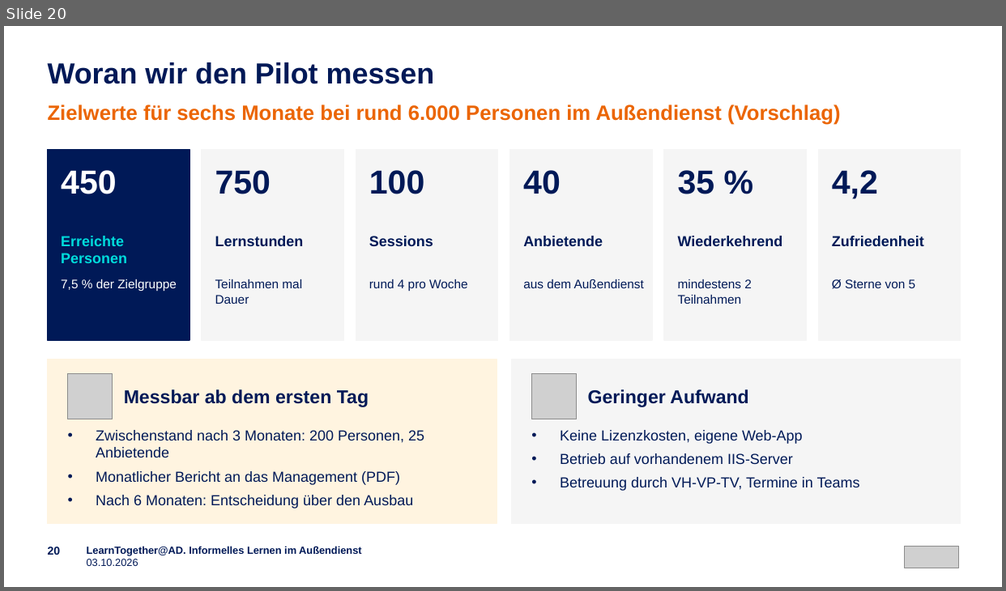
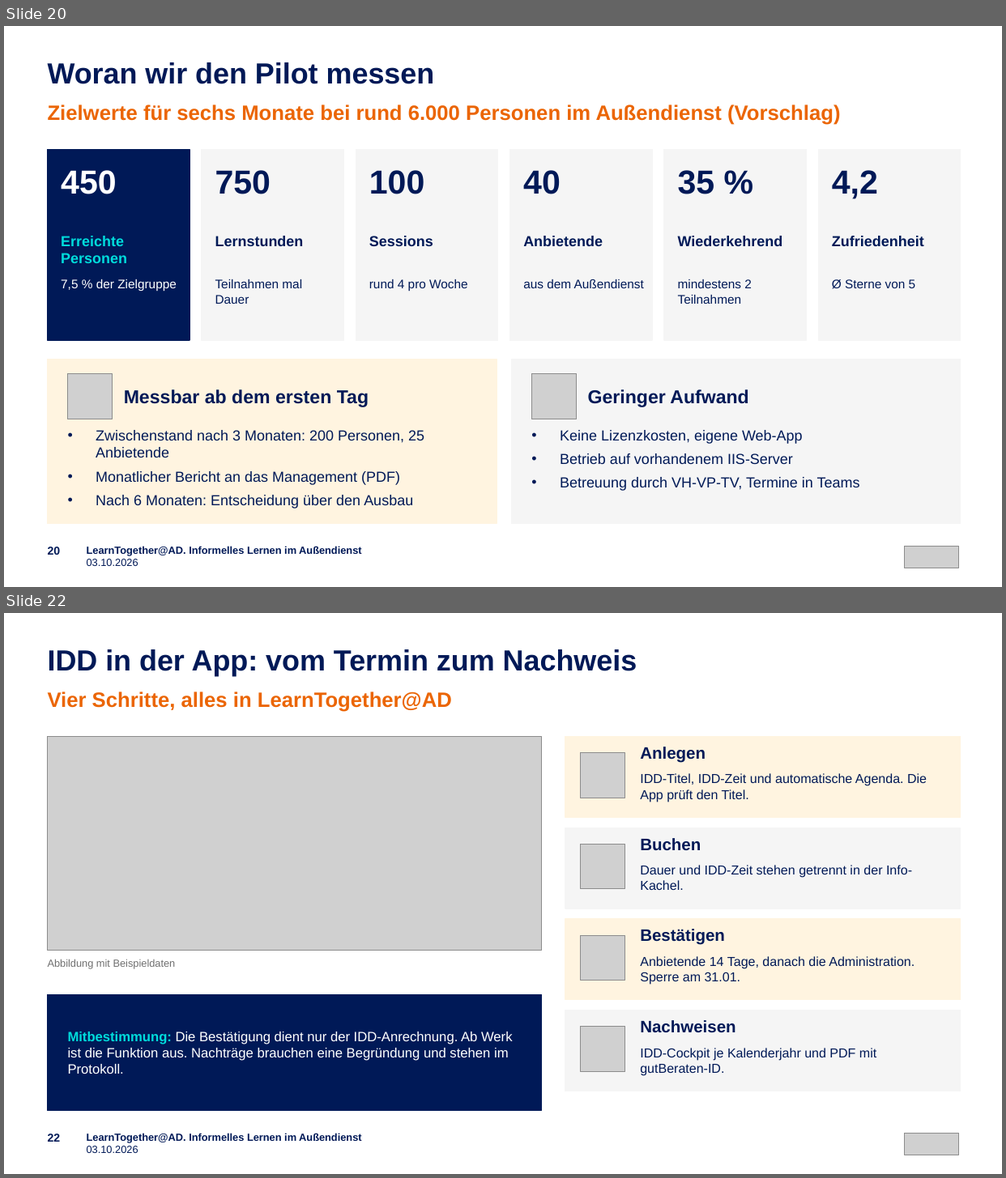
Before and after one commit to emplush/ruv_learntogether, a slide deck: docs/LearnTogether-AD_Praesentation.pptx. Shown one above the other, each under a label of ours: slide 20 before the commit, slides 20 and 22 after it; the slides between them are not shown. The pictures are 1006x591 and 1006x1178 pixels, drawn with LibreOffice and Linux fonts; fonts in the diff are those of the drawing; grey boxes stand for pictures. Boxes give left, top, right and bottom in pixels: in the first picture for what was removed or moved away, otherwise in the second. Text is boxed around its words. In the diff, an @@ line names an element or a change of style, - is before the commit and + after.

```diff
--- a/docs/LearnTogether-AD_Praesentation.pptx
+++ b/docs/LearnTogether-AD_Praesentation.pptx
@@ slide 22 added at <box>4,613,1002,1174</box>, background #FFFFFF @@
@@ text added at <box>48,649,637,676</box>, 28 pt, text #001957, bold @@
+IDD in der App: vom Termin zum Nachweis
@@ text added at <box>48,692,452,712</box>, 20 pt, text #EB6504, bold @@
+Vier Schritte, alles in LearnTogether@AD
@@ picture added at <box>48,736,542,951</box> @@
@@ rectangle added at <box>565,736,961,817</box>, fill #FFF4E0, outline #FFF4E0 1 pt @@
@@ picture added at <box>581,753,625,798</box> @@
@@ text added at <box>640,747,705,763</box>, 16 pt, text #001957, bold @@
+Anlegen
@@ text added at <box>640,773,927,803</box>, 12.5 pt, text #001957 @@
+IDD-Titel, IDD-Zeit und automatische Agenda. Die App prüft den Titel.
@@ rectangle added at <box>565,828,961,909</box>, fill #F5F5F5, outline #F5F5F5 1 pt @@
@@ picture added at <box>581,845,625,889</box> @@
@@ text added at <box>640,838,701,851</box>, 16 pt, text #001957, bold @@
+Buchen
@@ text added at <box>640,865,912,890</box>, 12.5 pt, text #001957 @@
+Dauer und IDD-Zeit stehen getrennt in der Info-Kachel.
@@ rectangle added at <box>565,919,961,1000</box>, fill #FFF4E0, outline #FFF4E0 1 pt @@
@@ picture added at <box>581,935,625,981</box> @@
@@ text added at <box>640,929,725,945</box>, 16 pt, text #001957, bold @@
+Bestätigen
@@ text added at <box>48,959,176,969</box>, 10 pt, text #707070 @@
+Abbildung mit Beispieldaten
@@ text added at <box>640,956,914,985</box>, 12.5 pt, text #001957 @@
+Anbietende 14 Tage, danach die Administration. Sperre am 31.01.
@@ rectangle added at <box>48,995,542,1111</box>, fill #001957, outline #001957 1 pt @@
@@ rectangle added at <box>565,1011,961,1092</box>, fill #F5F5F5, outline #F5F5F5 1 pt @@
@@ text added at <box>640,1020,735,1033</box>, 16 pt, text #001957, bold @@
+Nachweisen
@@ text added at <box>68,1032,513,1074</box>, 13 pt, text #FFFFFF @@
+Mitbestimmung: Die Bestätigung dient nur der IDD-Anrechnung. Ab Werk ist die Funktion aus. Nachträge brauchen eine Begründung und stehen im Protokoll.
@@ picture added at <box>581,1027,625,1072</box> @@
@@ text added at <box>640,1048,876,1076</box>, 12.5 pt, text #001957 @@
+IDD-Cockpit je Kalenderjahr und PDF mit gutBeraten-ID.
@@ text added at <box>48,1134,61,1142</box>, 11 pt, text #001957, bold @@
+22
@@ text added at <box>87,1133,361,1153</box>, 10 pt, text #001957, bold @@
+LearnTogether@AD. Informelles Lernen im Außendienst
+03.10.2026
@@ picture added at <box>905,1133,958,1155</box> @@
```
Also in this commit, not shown: 10 slides changed, 59 other files.
